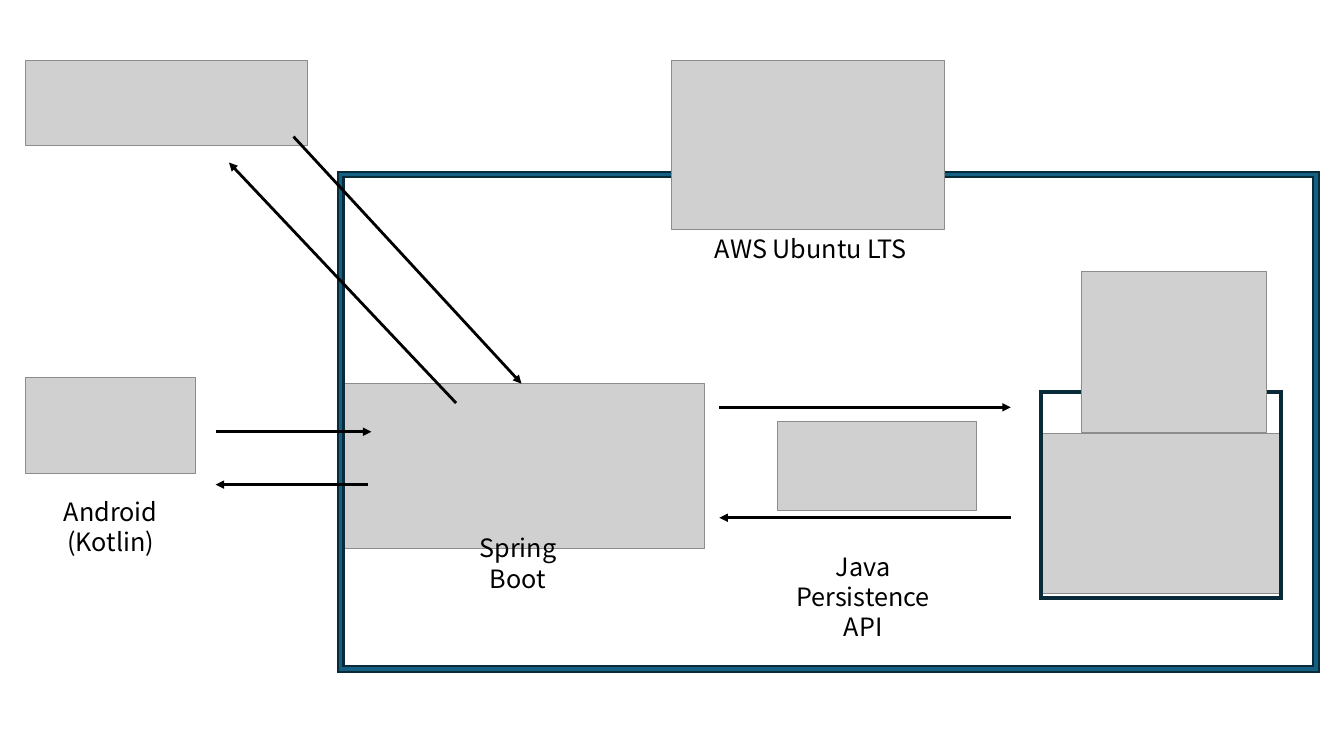
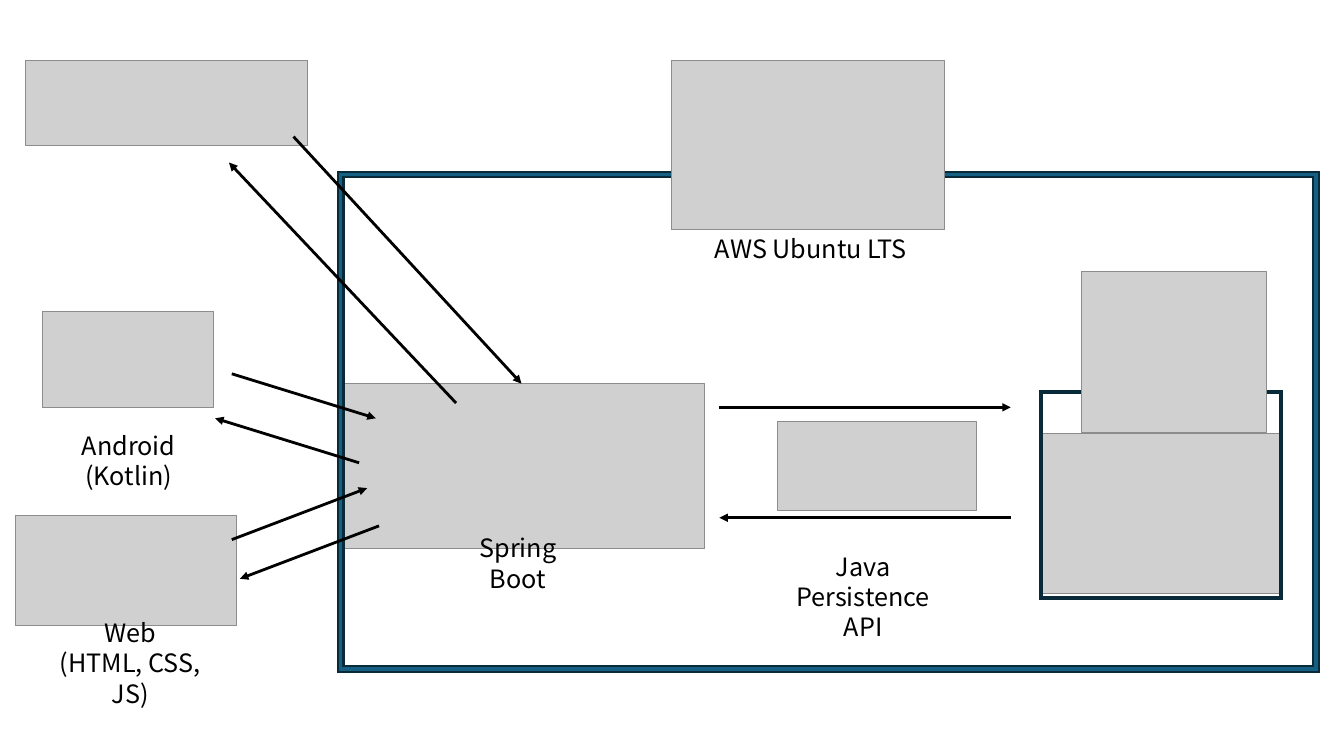
Before and after one commit to Re-Bugs/receipt2recipe, a slide deck: slide 1 of etc/Architecture.pptx. Drawn at 1344x756 pixels with LibreOffice and Linux fonts; fonts in the diff are those of the drawing; grey boxes stand for pictures. Boxes give left, top, right and bottom in pixels: in the first picture for what was removed or moved away, otherwise in the second. Text is boxed around its words. In the diff, an @@ line names an element or a change of style, - is before the commit and + after.

```diff
--- a/etc/Architecture.pptx
+++ b/etc/Architecture.pptx
@@ picture: place and size @@
-picture at (25, 378, 196, 474)
+picture at (42, 312, 213, 407)
@@ arrow moved from (216, 432) - (371, 432) to (232, 374) - (376, 418) @@
@@ arrow moved from (368, 485) - (216, 485) to (359, 463) - (215, 418) @@
@@ text "Android (Kotlin)": place and size @@
-text "Android (Kotlin)" at (64, 501, 158, 556)
+text "Android (Kotlin)" at (82, 435, 176, 490)
@@ arrow added from (232, 539) to (367, 488), #000000 2 pt @@
@@ picture added at (15, 515, 237, 626) @@
@@ arrow added from (379, 526) to (240, 579), #000000 2 pt @@
@@ text added at (60, 622, 200, 708), 18 pt, text #000000 @@
+Web
+(HTML, CSS, JS)
```
Also in this commit, not shown: 9 other files.
